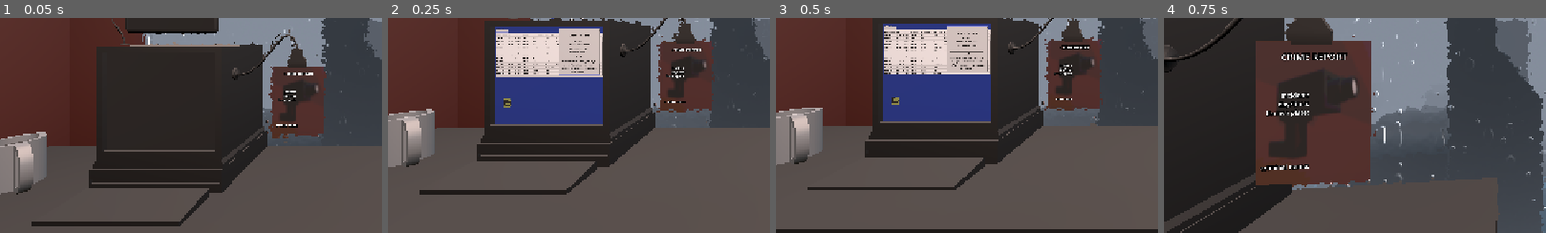
Above: before the commit, frames 1-4 (left to right).
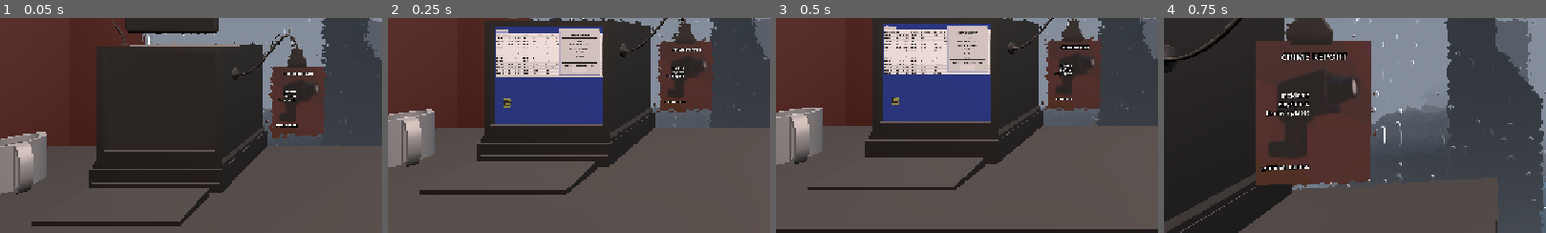
Above: after the commit, the same moments.

Repository: Ciph3rzer0/brackeys-2026.2-trust-no-one
Game: Godot game, scene res://scenes/city.tscn
Two runs of this game, one before a commit and one after it. Both use one fixed random seed, a clock stepped at 60 frames per second and the inputs below. Sound files missing from this copy of the repository are replaced by a short silence.
Inputs (mouse positions are % of the whole screen's width and height, from its top left):
- Up to frame 1 (0.05 s): no input
- Up to frame 2 (0.25 s): no input
- Up to frame 3 (0.5 s): no input
- Up to frame 4 (0.75 s): tap Enter at 0.5 s; move the mouse to (55, 50) at 0.52 s; hold W (pc_forward) from 0.53 s (still down); tap Q at 0.6 s; click (55, 50) at 0.67 s
The pictures show only the part of the screen within x 2-52%, y 45-95%; the shares and areas given below are measured in that part.

Frame 1 is identical in both runs. In frame 2, 0.6% of the frame differs, in the area x 44-56%, y 4-27%; in frame 3, 0.7%, in the area x 44-56%, y 3-26%; in frame 4, nothing differs.
Error before the commit: Invalid assignment of property or key 'datetime_start' with value of type 'int' on a base object of type 'Resource (Quest)'. (res://autoloads/quest_system.gd:1…
Error after the commit: Invalid assignment of property or key 'plate' with value of type 'String' on a base object of type 'Resource (Quest)'. (res://autoloads/quest_system.gd:19)

Commit message:
feat: click folder on desktop to show quest details

Diff:
--- a/autoloads/quest_system.gd
+++ b/autoloads/quest_system.gd
@@ -5,18 +5,19 @@
 signal new_quest_assigned(quest: Quest)
 signal plate_submitted_for_quest(quest: Quest, plate: String)
 
-func assign_new_quest():
+func assign_new_quest(quest: Quest = null):
 	if _active_quest:
 		print("Quest already active")
 		return
 
-	print("Generating new quest")
-	var quest = Quest.new()
-	quest.incident = ""
-	quest.datetime_start = Time.get_unix_time_from_datetime_string("2026-07-08T13:00:00")
-	quest.datetime_end = Time.get_unix_time_from_datetime_string("2026-07-08T16:00:00")
-	quest.plate = "XK3-JT_1"
-	quest.correct_plate = "XK3-JT01"
+	if !quest:
+		print("Generating new quest")
+		quest = Quest.new()
+		quest.incident = ""
+		quest.datetime_start = "2026-07-08T13:00:00"
+		quest.datetime_end = "2026-07-08T16:00:00"
+		quest.plate = "XK3-JT_1"
+		quest.correct_plate = "XK3-JT01"
 
 	_active_quest = quest
 	new_quest_assigned.emit(quest)
--- a/ui/computer-screen/computer_screen.tscn
+++ b/ui/computer-screen/computer_screen.tscn
@@ -75,10 +75,10 @@
 
 [node name="ComputerWindow" parent="." unique_id=24755338 instance=ExtResource("7_8qfsr")]
 layout_mode = 1
-offset_left = 738.0
-offset_top = 30.0
-offset_right = -59.0
-offset_bottom = -598.0
+offset_left = 746.0
+offset_top = 28.0
+offset_right = -51.0
+offset_bottom = -600.0
 content_scene_path = "uid://dukf0r3kv7h3u"
 
 [node name="Button" type="Button" parent="." unique_id=1762318741]
--- a/ui/computer-screen/quest_button.gd
+++ b/ui/computer-screen/quest_button.gd
@@ -4,4 +4,5 @@
 @export var quest: Quest
 
 func _pressed() -> void:
+	QuestSystem.assign_new_quest(quest)
 	print("START QUEST ", quest)
--- a/ui/crime-report/crime_report.gd
+++ b/ui/crime-report/crime_report.gd
@@ -3,14 +3,21 @@
 @export var quest: Quest: set = set_quest
 
 func _ready() -> void:
-	%Time.text = Time.get_datetime_string_from_unix_time(quest.datetime_start_unix)
-	%Incident.text = quest.incident
-	%Plate.text = quest.details
+	set_quest(quest)
+	QuestSystem.new_quest_assigned.connect(_on_new_quest_assigned)
+
+func _on_new_quest_assigned(quest: Quest):
+	set_quest(quest)
 
 func set_quest(_quest: Quest):
 	if !_quest: return
 	quest = _quest
 
+	if is_node_ready():
+		%Time.text = Time.get_datetime_string_from_unix_time(quest.datetime_start_unix)
+		%Incident.text = quest.incident
+		%Plate.text = quest.details
+
 func _on_submit_button_pressed() -> void:
 	var plate = %PlateEntryTextEdit.text
 	QuestSystem.submit_plate_to_quest(quest, plate)
--- a/ui/crime-report/crime_report.tscn
+++ b/ui/crime-report/crime_report.tscn
@@ -1,7 +1,6 @@
 [gd_scene format=3 uid="uid://dukf0r3kv7h3u"]
 
 [ext_resource type="Script" uid="uid://crvv5bco8yote" path="res://ui/crime-report/crime_report.gd" id="1_25t53"]
-[ext_resource type="Resource" uid="uid://mlx6hgu5bc7w" path="res://scripts/quests/first_quest.tres" id="2_eqs3u"]
 [ext_resource type="Theme" uid="uid://bd3ja6q1vwt2q" path="res://ui/crime-report/crime_report_theme.tres" id="3_tygkb"]
 
 [sub_resource type="StyleBoxFlat" id="StyleBoxFlat_uhg71"]
@@ -14,7 +13,6 @@
 offset_right = 513.0
 offset_bottom = 620.0
 script = ExtResource("1_25t53")
-quest = ExtResource("2_eqs3u")
 
 [node name="ScrollContainer" type="ScrollContainer" parent="." unique_id=49873419]
 layout_mode = 2
